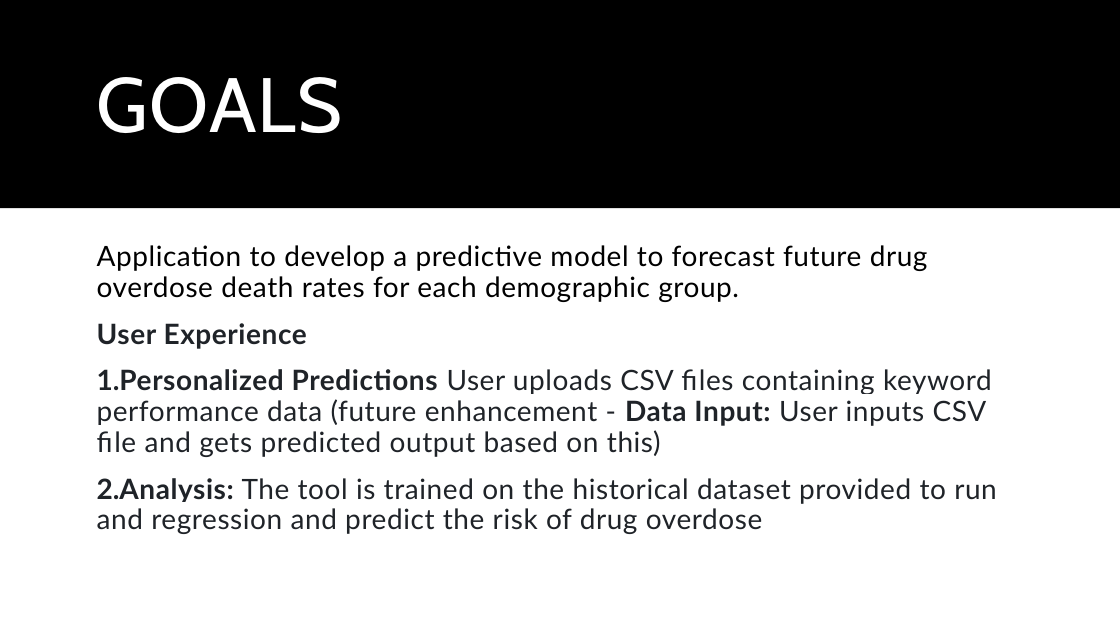
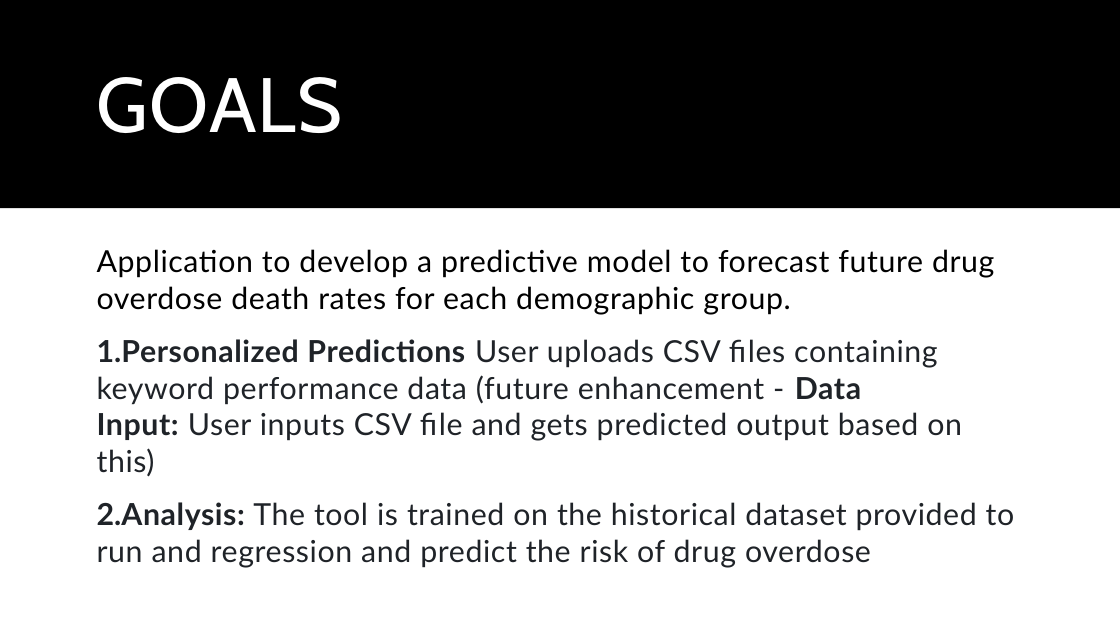
Before and after one commit to architavasuki/Drug-OverDose-Prediction, a slide deck: slide 2 of Drug-OverDose-Prediction.pptx. Drawn at 1120x630 pixels with LibreOffice and Linux fonts; fonts in the diff are those of the drawing. Boxes give left, top, right and bottom in pixels: in the first picture for what was removed or moved away, otherwise in the second. Text is boxed around its words. In the diff, an @@ line names an element or a change of style, - is before the commit and + after.

Commit message:
Latest PPT

```diff
--- a/Drug-OverDose-Prediction.pptx
+++ b/Drug-OverDose-Prediction.pptx
@@ text "Application to develop a predictive ..." at [97,249,1015,568]: size 24.1 to 26 pt; line spacing 0.91 to 1.01 @@
@@ text at [97,323,307,349]: paragraph removed @@
-User Experience
```
